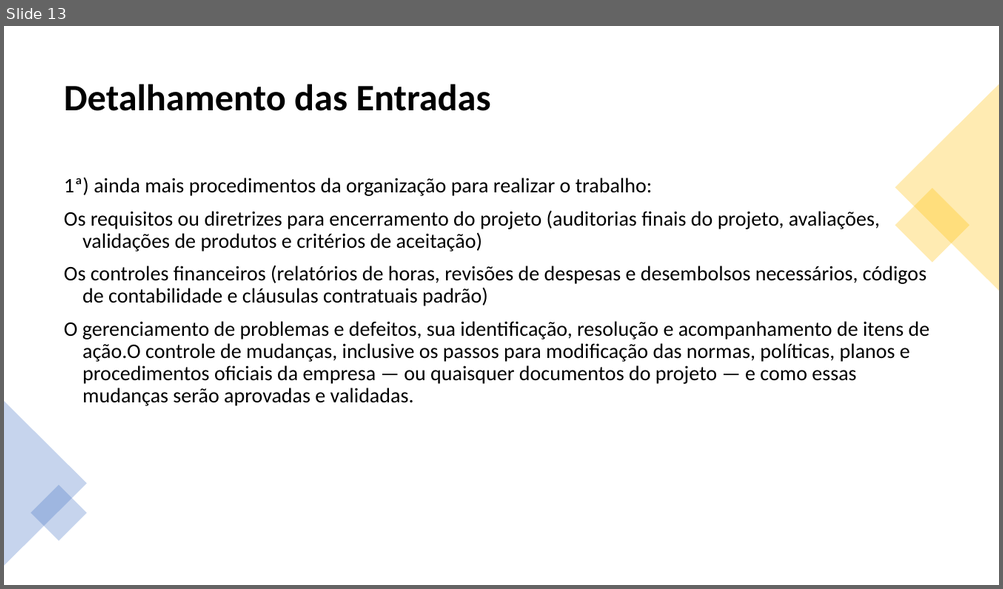
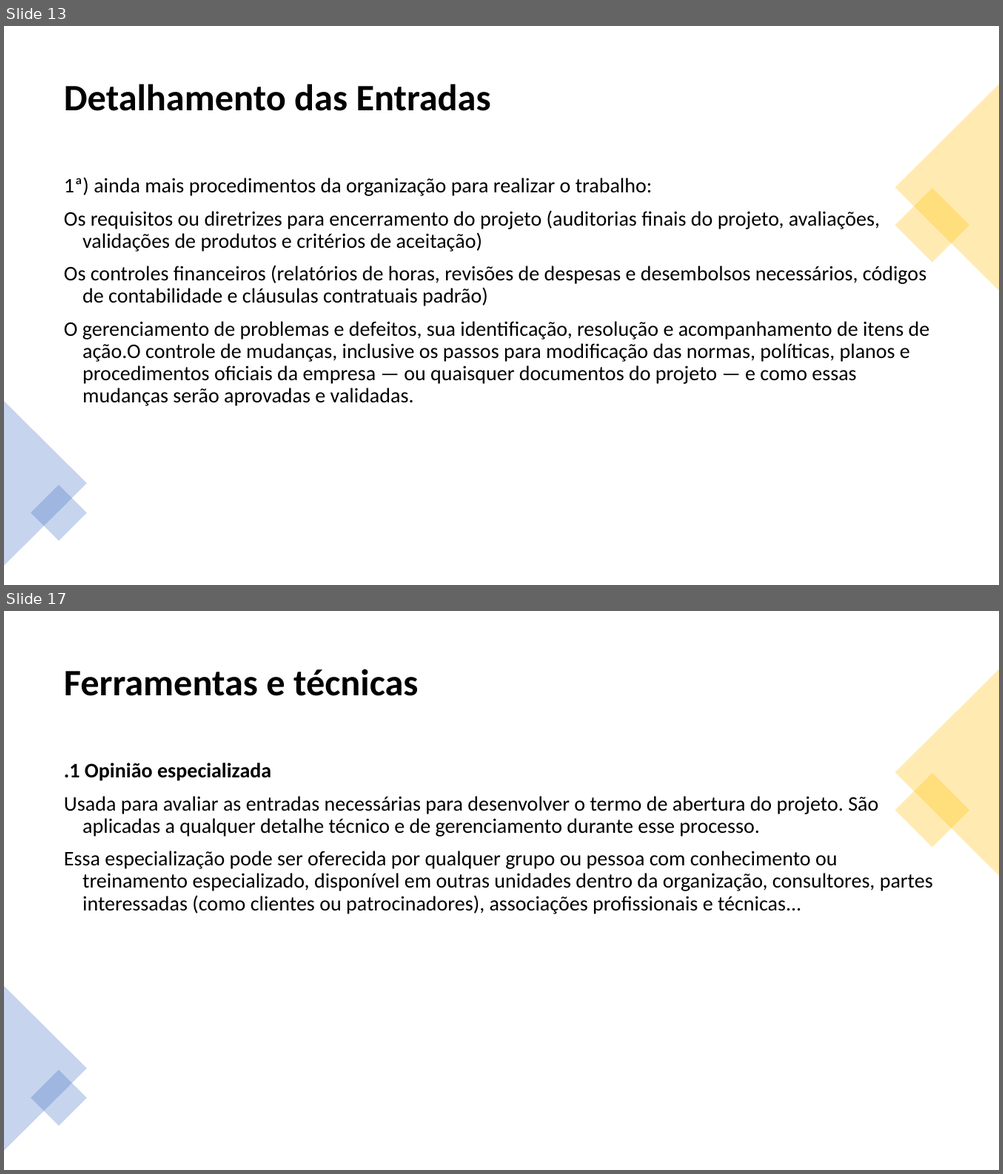
Before and after one commit to jharbes/ADMINISTRACAO-DE-REDES, a slide deck: RELATORIO PROVA P2/relatorio-pmbok-capitulo4-jharbes.pptx. Shown one above the other, each under a label of ours: slide 13 before the commit, slides 13 and 17 after it; the slides between them are not shown. The pictures are 1003x589 and 1003x1174 pixels, drawn with LibreOffice and Linux fonts; fonts in the diff are those of the drawing. Boxes give left, top, right and bottom in pixels: in the first picture for what was removed or moved away, otherwise in the second. Text is boxed around its words. In the diff, an @@ line names an element or a change of style, - is before the commit and + after.

```diff
--- a/RELATORIO PROVA P2/relatorio-pmbok-capitulo4-jharbes.pptx
+++ b/RELATORIO PROVA P2/relatorio-pmbok-capitulo4-jharbes.pptx
@@ slide 17 added at (x1=4, y1=611, x2=999, y2=1170), background #FFFFFF @@
@@ title added at (x1=64, y1=669, x2=418, y2=696), 36 pt, text #000000, bold @@
+Ferramentas e técnicas
@@ triangle added at (x1=895, y1=669, x2=999, y2=876), fill #FFC000 at 30% opacity @@
@@ text added at (x1=64, y1=763, x2=933, y2=914), 20 pt, text #000000 @@
+.1 Opinião especializada
+Usada para avaliar as entradas necessárias para desenvolver o termo de abertura do projeto. São aplicadas a qualquer detalhe técnico e de gerenciamento durante esse processo.
+Essa especialização pode ser oferecida por qualquer grupo ou pessoa com conhecimento ou treinamento especializado, disponível em outras unidades dentro da organização, consultores, partes interessadas (como clientes ou patrocinadores), associações profissionais e técnicas...
@@ rectangle added at (x1=895, y1=773, x2=970, y2=848), fill #FFC000 at 30% opacity @@
@@ triangle added at (x1=4, y1=986, x2=87, y2=1151), fill #4472C4 at 30% opacity @@
@@ rectangle added at (x1=31, y1=1070, x2=87, y2=1126), fill #4472C4 at 30% opacity @@
```
Also in this commit, not shown: 5 other slides added.
